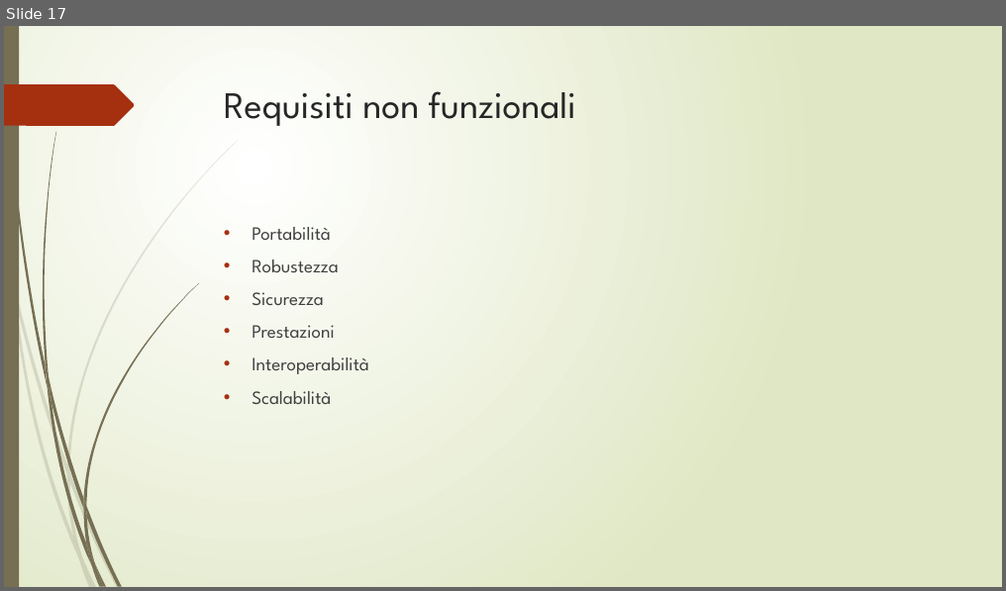
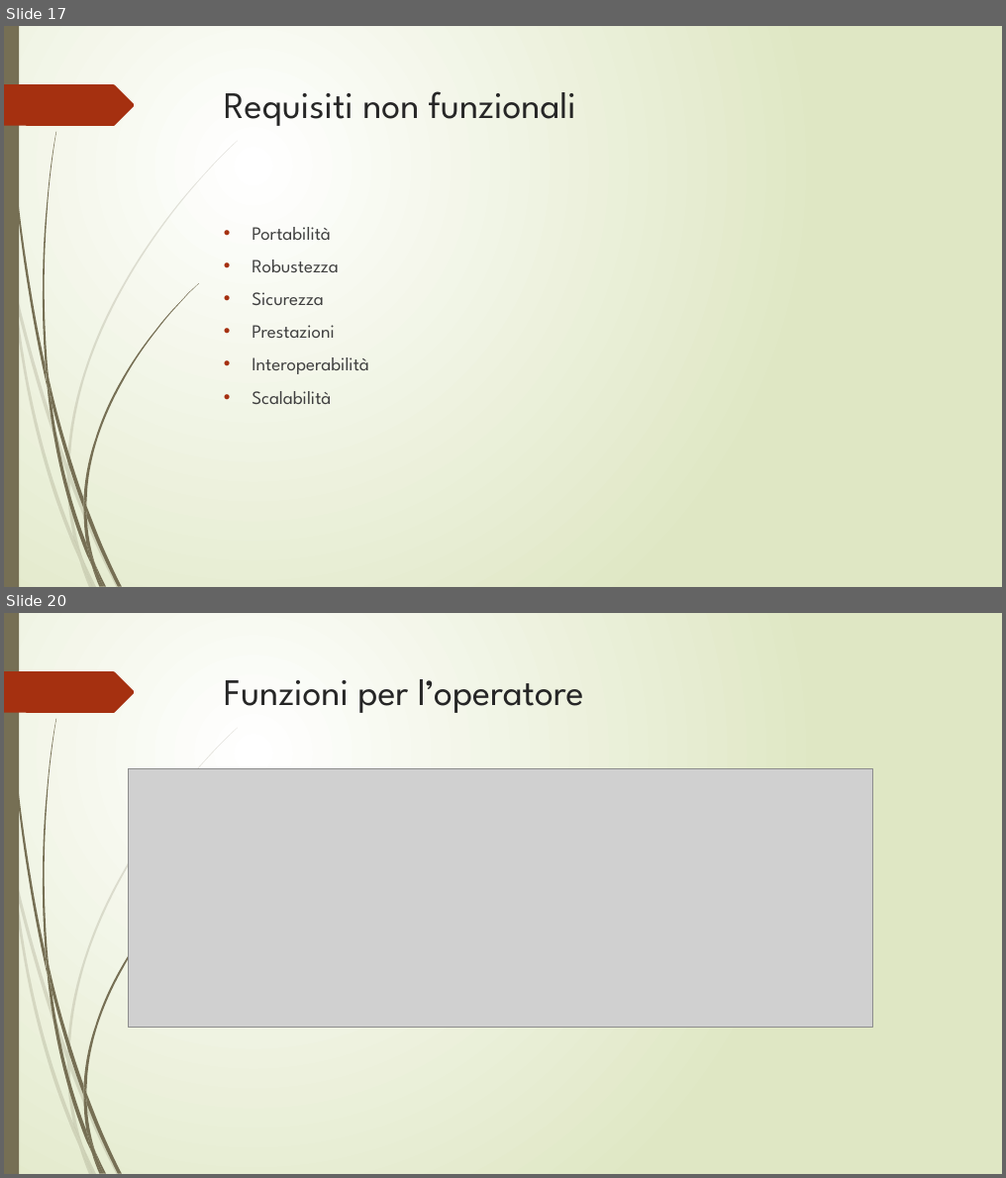
Before and after one commit to lpleo/Ingegneria_Software_2014, a slide deck: Slide/Slide Alby.pptx. Shown one above the other, each under a label of ours: slide 17 before the commit, slides 17 and 20 after it; the slides between them are not shown. The pictures are 1006x591 and 1006x1178 pixels, drawn with LibreOffice and Linux fonts; fonts in the diff are those of the drawing; grey boxes stand for pictures. Boxes give left, top, right and bottom in pixels: in the first picture for what was removed or moved away, otherwise in the second. Text is boxed around its words. In the diff, an @@ line names an element or a change of style, - is before the commit and + after.

```diff
--- a/Slide/Slide Alby.pptx
+++ b/Slide/Slide Alby.pptx
@@ slide 20 added at bbox=[4, 613, 1002, 1174], background gradient #FFFFFF to #DFE8C4; not listed: 24 template elements that a slide beside it also shows @@
@@ title added at bbox=[224, 679, 584, 713], 36 pt, text #262626 @@
+Funzioni per l’operatore
@@ picture added at bbox=[129, 768, 872, 1027] @@
```
Also in this commit, not shown: 2 slides changed, 7 other slides added, 8 slides removed, 2 other files.
